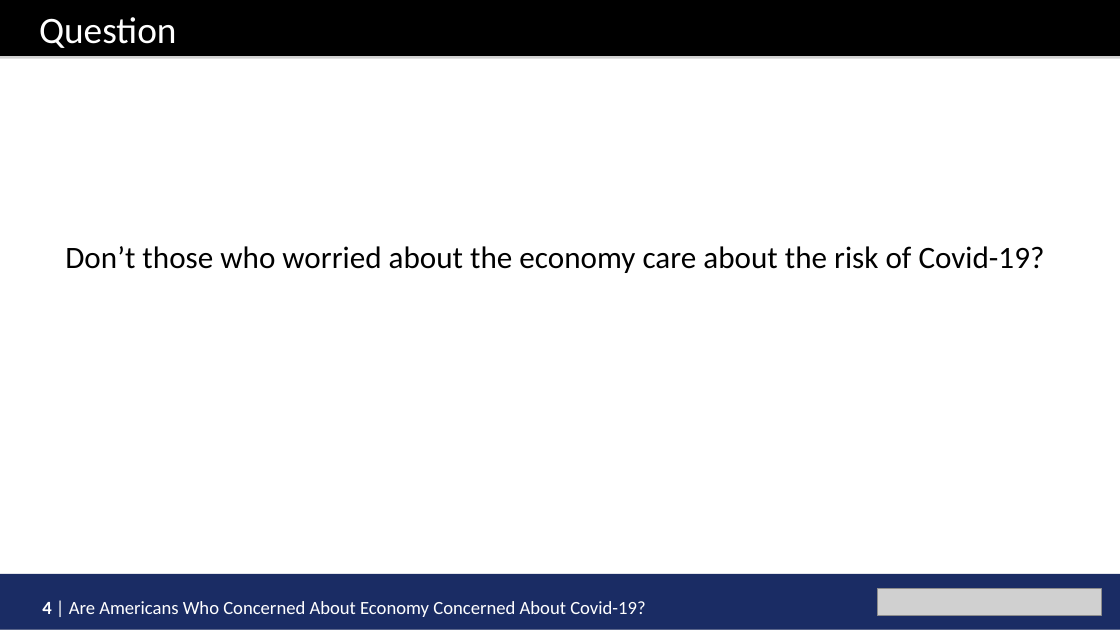
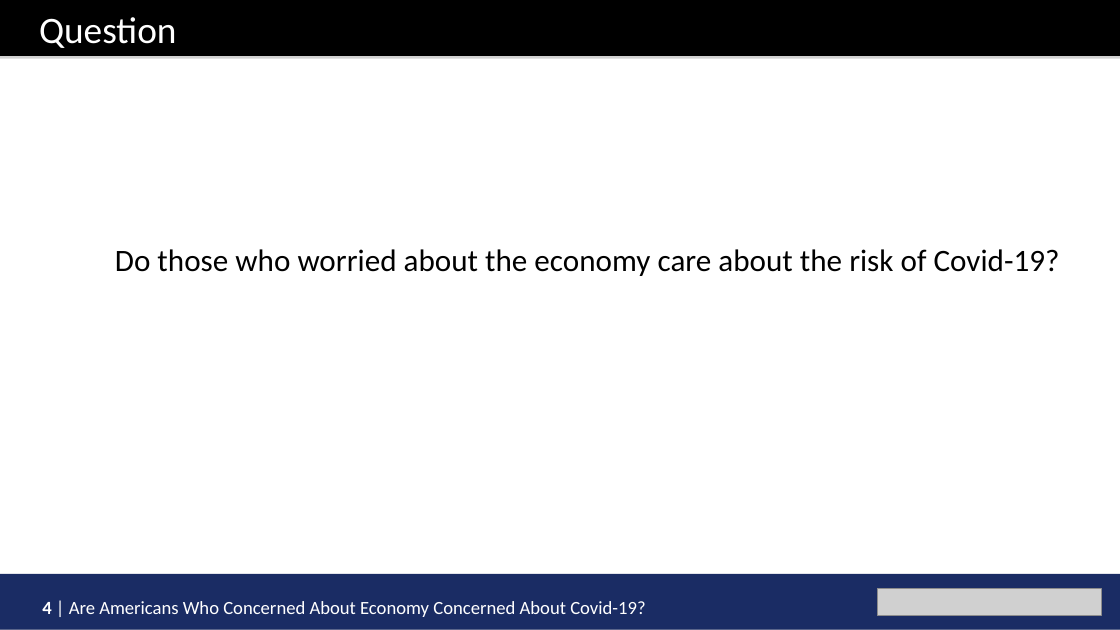
Before and after one commit to TZstatsADS/Fall2020-Project1-mengyaoo, a slide deck: slide 4 of doc/project1.ppt. Drawn at 1120x630 pixels with LibreOffice and Linux fonts; fonts in the diff are those of the drawing; grey boxes stand for pictures. Boxes give left, top, right and bottom in pixels: in the first picture for what was removed or moved away, otherwise in the second. Text is boxed around its words. In the diff, an @@ line names an element or a change of style, - is before the commit and + after.

```diff
--- a/doc/project1.ppt
+++ b/doc/project1.ppt
@@ text at <box>115,249,1060,276</box>: text changed @@
-Don’t those who worried about the economy care about the risk of Covid-19?
+Do those who worried about the economy care about the risk of Covid-19?
```
Also in this commit, not shown: 3 other slides changed, 1 other file.
